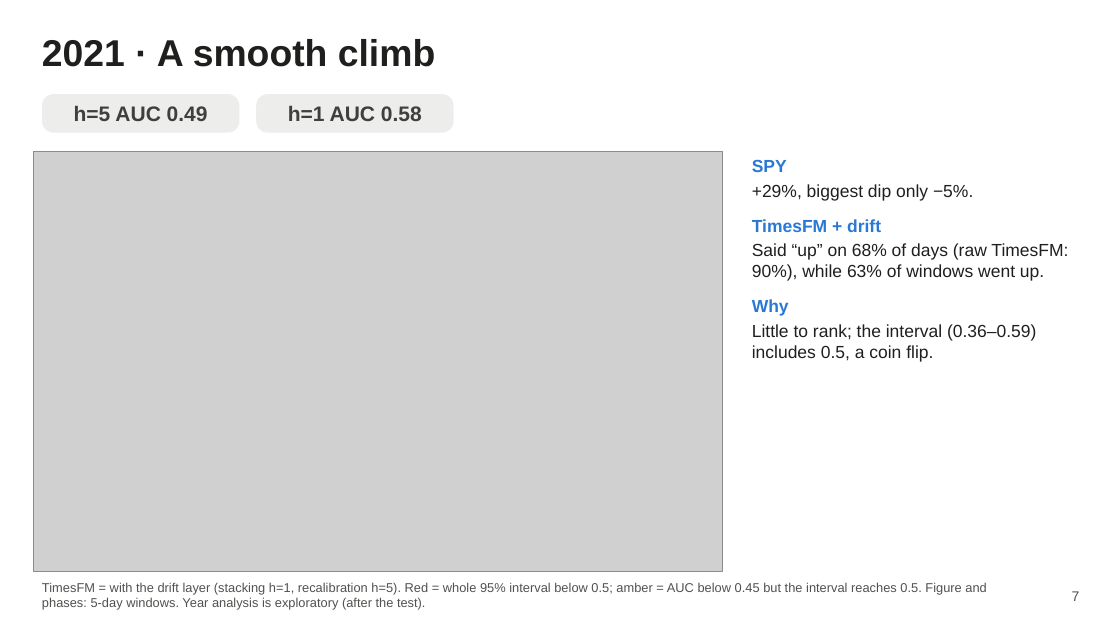
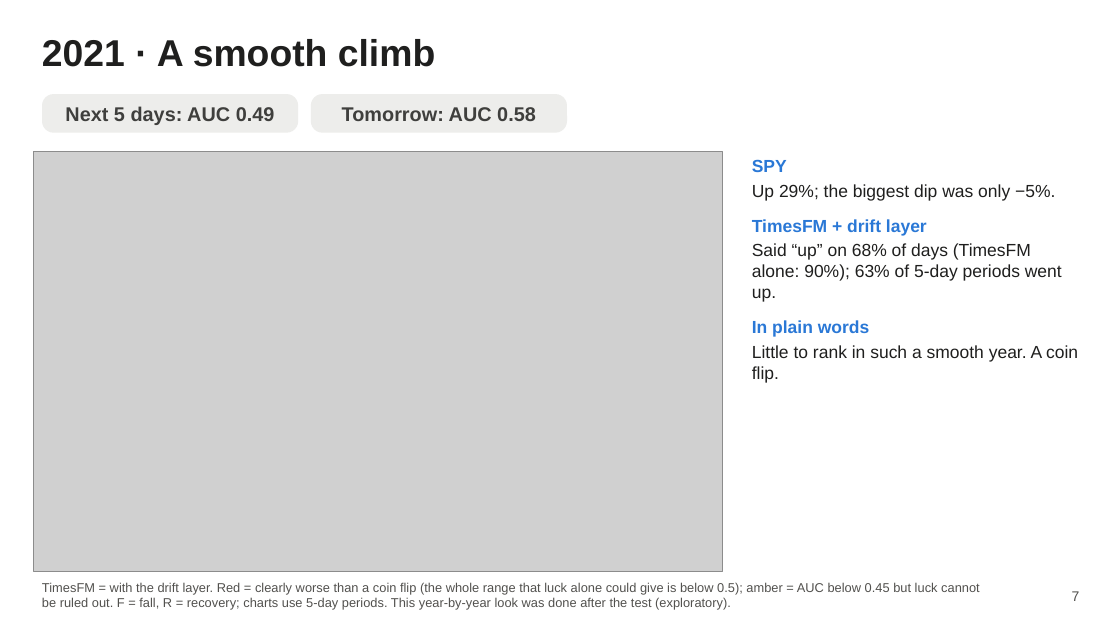
Before and after one commit to AmauryJayr/Predicting-SP500, a slide deck: slide 7 of timesfm3_experiment/slides/timesfm3_slides.pptx. Drawn at 1120x630 pixels with LibreOffice and Linux fonts; fonts in the diff are those of the drawing; grey boxes stand for pictures. Boxes give left, top, right and bottom in pixels: in the first picture for what was removed or moved away, otherwise in the second. Text is boxed around its words. In the diff, an @@ line names an element or a change of style, - is before the commit and + after.

```diff
--- a/timesfm3_experiment/slides/timesfm3_slides.pptx
+++ b/timesfm3_experiment/slides/timesfm3_slides.pptx
@@ rounded rectangle "Next 5 days: AUC 0.49": place and size @@
-rounded rectangle "Next 5 days: AUC 0.49" at (42,94,239,133)
+rounded rectangle "Next 5 days: AUC 0.49" at (42,94,298,133)
@@ text in rounded rectangle at (65,106,275,125): text changed; size 18 to 17 pt @@
-h=5 AUC 0.49
+Next 5 days: AUC 0.49
@@ rounded rectangle "Tomorrow: AUC 0.58": place and size @@
-rounded rectangle "Tomorrow: AUC 0.58" at (256,94,454,133)
+rounded rectangle "Tomorrow: AUC 0.58" at (311,94,567,133)
@@ text in rounded rectangle at (342,107,536,121): text changed; size 18 to 17 pt @@
-h=1 AUC 0.58
+Tomorrow: AUC 0.58
@@ text at (752,184,1078,383): text changed @@
-+29%, biggest dip only −5%.
-TimesFM + drift
-Said “up” on 68% of days (raw TimesFM: 90%), while 63% of windows went up.
-Why
-Little to rank; the interval (0.36–0.59) includes 0.5, a coin flip.
+Up 29%; the biggest dip was only −5%.
+TimesFM + drift layer
+Said “up” on 68% of days (TimesFM alone: 90%); 63% of 5-day periods went up.
+In plain words
+Little to rank in such a smooth year. A coin flip.
@@ text at (42,582,980,610): text changed @@
-TimesFM = with the drift layer (stacking h=1, recalibration h=5). Red = whole 95% interval below 0.5; amber = AUC below 0.45 but the interval reaches 0.5. Figure and phases: 5-day windows. Year analysis is exploratory (after the test).
+TimesFM = with the drift layer. Red = clearly worse than a coin flip (the whole range that luck alone could give is below 0.5); amber = AUC below 0.45 but luck cannot be ruled out. F = fall, R = recovery; charts use 5-day periods. This year-by-year look was done after the test (exploratory).
```
Also in this commit, not shown: 16 other slides changed, 41 other files.
